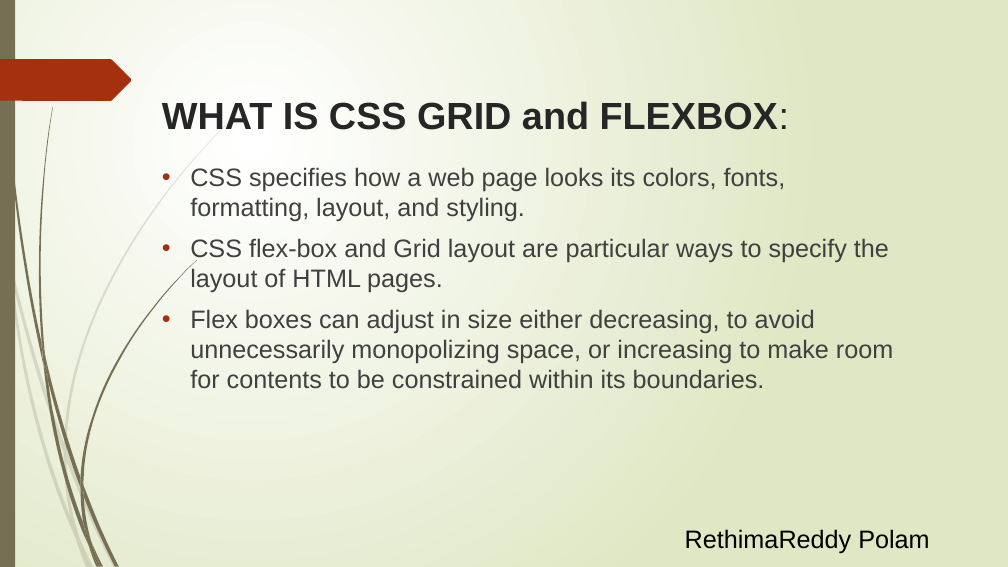
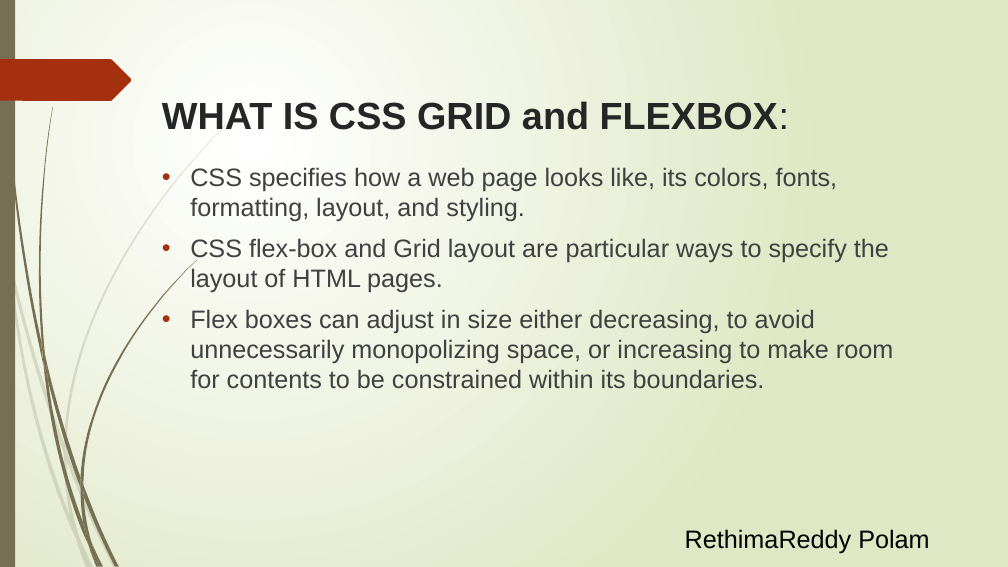
Before and after one commit to Rithima-Reddy/CSS-FLEXBOX, a slide deck: slide 5 of docs/Flexbox_Grid.pptx (slide 4 before the commit). Drawn at 1008x567 pixels with LibreOffice and Linux fonts; fonts in the diff are those of the drawing. Boxes give left, top, right and bottom in pixels: in the first picture for what was removed or moved away, otherwise in the second. Text is boxed around its words. In the diff, an @@ line names an element or a change of style, - is before the commit and + after.

```diff
--- a/docs/Flexbox_Grid.pptx
+++ b/docs/Flexbox_Grid.pptx
@@ text at <box>190,167,838,221</box>: text changed @@
-• CSS specifies how a web page looks its colors, fonts, formatting, layout, and styling.
+• CSS specifies how a web page looks like, its colors, fonts, formatting, layout, and styling.
```
Also in this commit, not shown: 5 other slides changed, 2 slides added.
